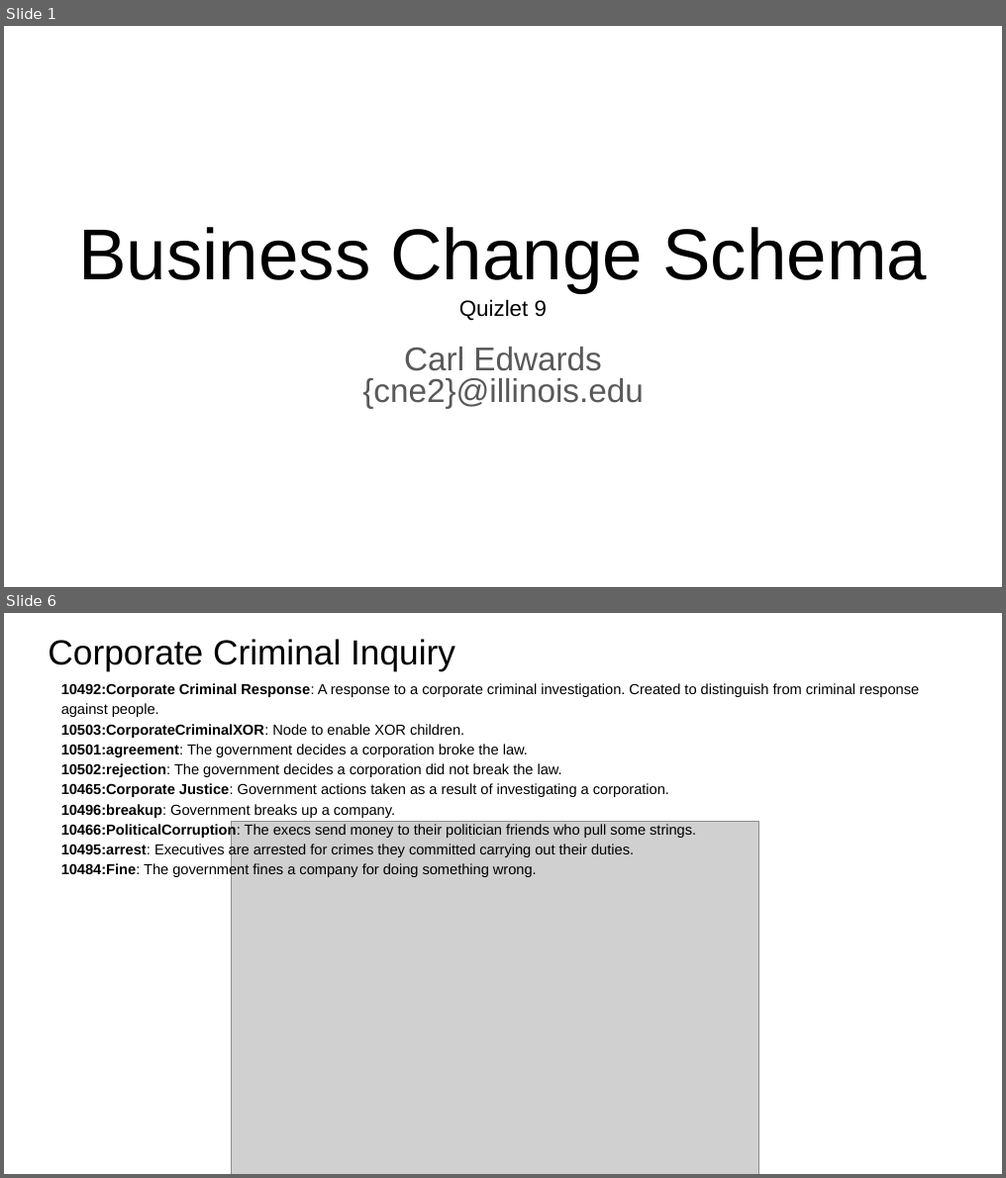
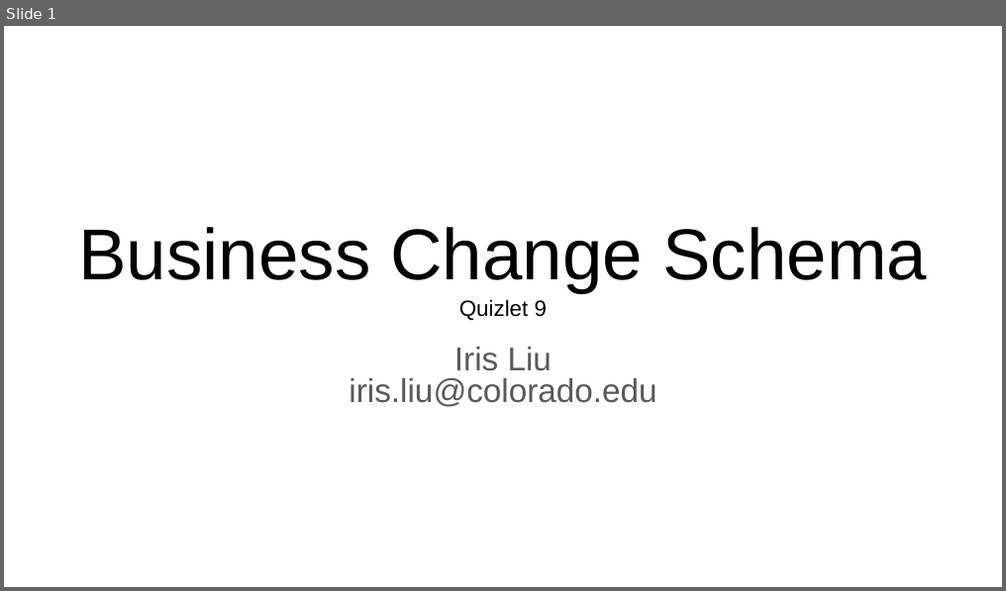
Before and after one commit to RESIN-KAIROS/schemalib, a slide deck: hrf/business_change.pptx. Shown one above the other, each under a label of ours: slides 1 and 6 before the commit, slide 1 after it; the slides between them are not shown. The pictures are 1006x1178 and 1006x591 pixels, drawn with LibreOffice and Linux fonts; fonts in the diff are those of the drawing; grey boxes stand for pictures. Boxes give left, top, right and bottom in pixels: in the first picture for what was removed or moved away, otherwise in the second. Text is boxed around its words. In the diff, an @@ line names an element or a change of style, - is before the commit and + after.

```diff
--- a/hrf/business_change.pptx
+++ b/hrf/business_change.pptx
@@ slide 6 removed at [4,613,1002,1174], background #FFFFFF @@
@@ title removed at [48,639,455,670] @@
-Corporate Criminal Inquiry
@@ text removed at [61,683,919,878] @@
-10492:Corporate Criminal Response: A response to a corporate criminal investigation. Created to distinguish from criminal response against people.
-10503:CorporateCriminalXOR: Node to enable XOR children.
-10501:agreement: The government decides a corporation broke the law.
-10502:rejection: The government decides a corporation did not break the law.
-10465:Corporate Justice: Government actions taken as a result of investigating a corporation.
-10496:breakup: Government breaks up a company.
-10466:PoliticalCorruption: The execs send money to their politician friends who pull some strings.
-10495:arrest: Executives are arrested for crimes they committed carrying out their duties.
-10484:Fine: The government fines a company for doing something wrong.
@@ picture removed at [232,822,759,1174] @@
@@ slide 1 changed as well @@
@@ subtitle at [349,347,656,407]: text changed @@
-Carl Edwards
-{cne2}@illinois.edu
+Iris Liu
+iris.liu@colorado.edu
```
Also in this commit, not shown: 8 slides added, 10 other slides removed, 4 other files.
